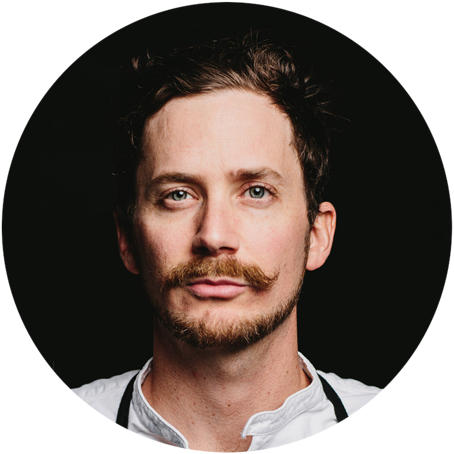
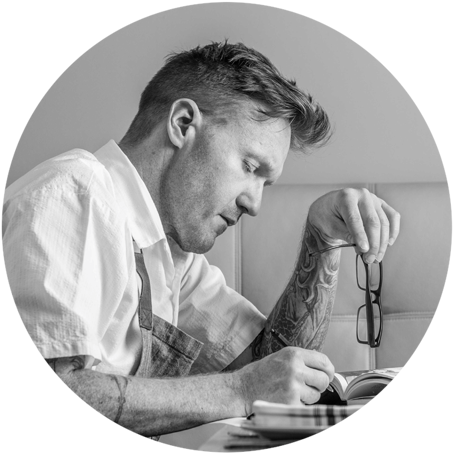
The second w=454, h=454 image is a revision of the first. Changes to its layers:
added layer "Layer 2" in group "Group 1" over left=1, top=1, right=453, bottom=453
